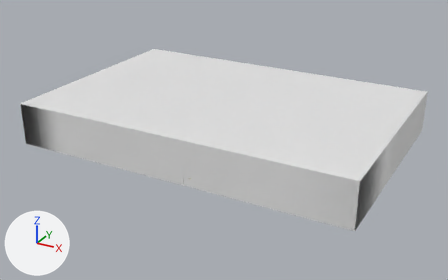
The FBX model Assets/Model/Roomsave 4.fbx as it was, and as the next commit left it.
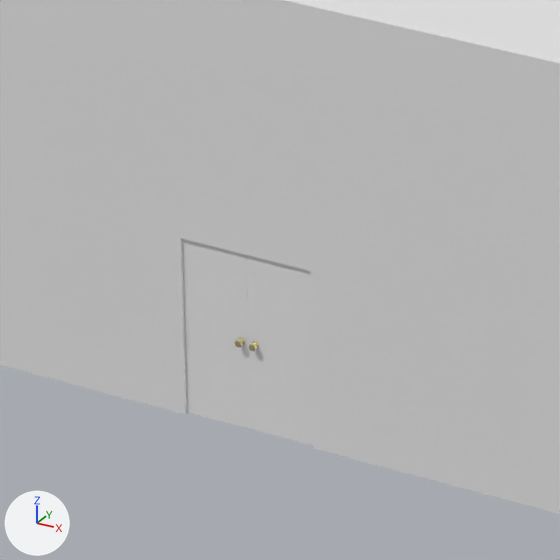
Old and new are each drawn whole from a 50 mm camera at (31.3, -59.3, 29.0) aimed at (-0.5, -1.4, 0.0) and again close up on the part from 37% to 50% of the width and 51% to 72% of the height. The lights are fixed; the arrows at lower left show +X, +Y and +Z. Where no turn or scale is listed for an object, it has been applied to the vertices.

Objects in the first close-up: 'Door.Left.011', 'Door.Right.011', 'Doorframe.016', 'Plane', 'root'.
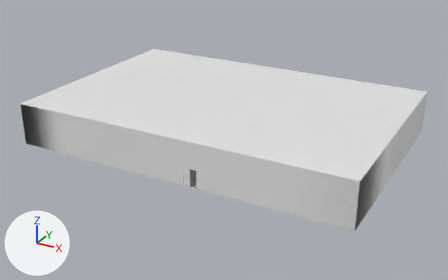
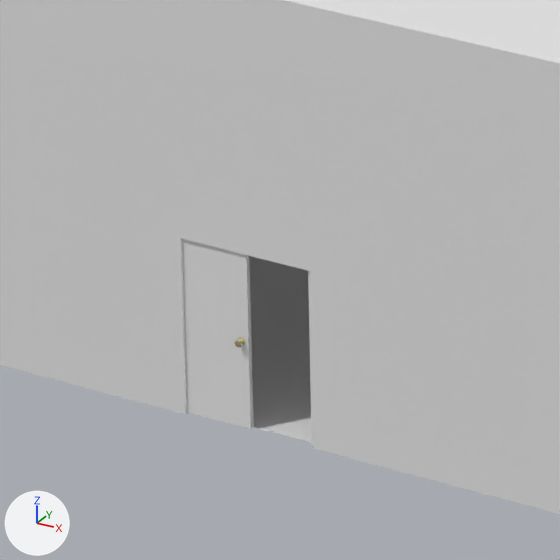
Where the newer file only moved an object's origin or applied its transform, the numbers keep the older frame.

What differs and where, as boxes [x1, y1, x2, y2] in the close-ups (560 x 560 px):
'Door.Right.011', reshaped (not visible afterwards): before [247, 256, 312, 445]
'Doorframe.016', rescaled: [182, 239, 313, 445] in both

Diff of the bpy script that builds the scene:
```diff
--- a/Assets/Model/Roomsave 4.fbx.py
+++ b/Assets/Model/Roomsave 4.fbx.py
@@ ob_doorframe_016 @@
 ob_doorframe_016.rotation_euler = (1.571, 0.0, 0.0)  # degrees (90, 0, 0)
-ob_doorframe_016.scale = (0.4, 1.0, 0.0465)
+ob_doorframe_016.scale = (0.004, 0.01, 0.000465)
```
